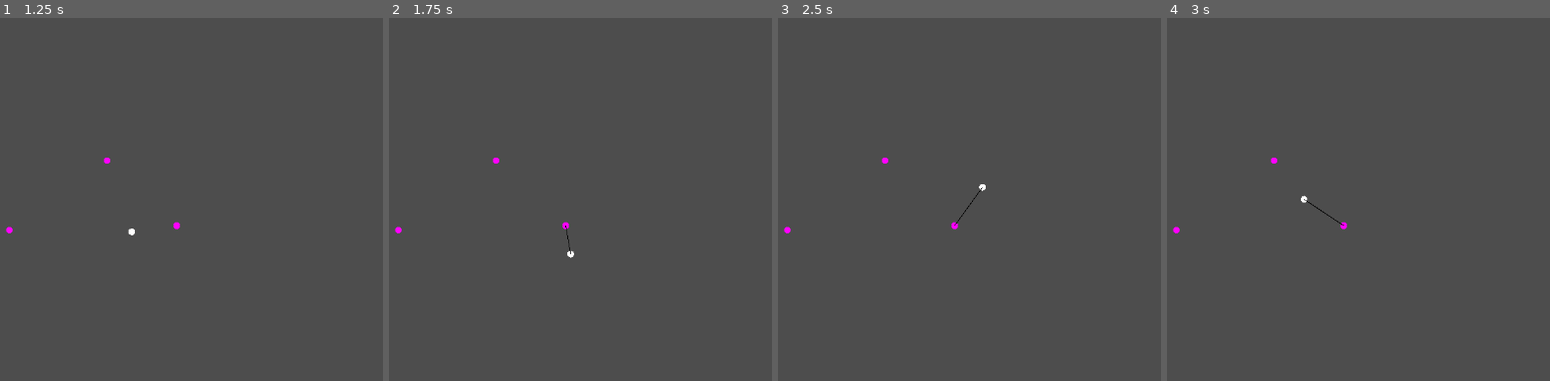
Above: before the commit, frames 1-4 (left to right).
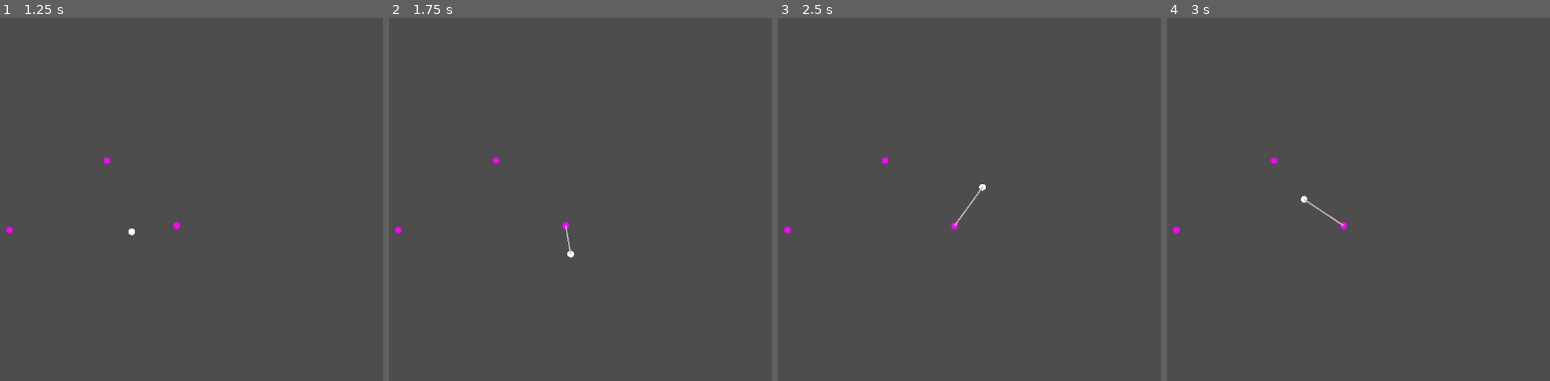
Above: after the commit, the same moments.

Repository: EggnogPlus/Ballistic
Game: Godot game, scene res://scenes/level.tscn
Same seed, same stepped clock (60 frames per second), same inputs: the game is played once before the commit and once after it. The engine's default icon, where the game draws it, is replaced by a stand-in: a white triangle on a blue panel in a dark square.
Inputs:
- Up to frame 1 (1.25 s): tap Enter at 0.5 s; hold Right (ui_right) from 0.53 s (still down); tap Tab (grapple) at 0.6 s
- Up to frame 2 (1.75 s): tap Space (release_grapple) at 1.25 s; release Right (ui_right) at 1.28 s; hold Down (ui_down) from 1.28 s (still down); tap Tab (grapple) at 1.35 s
- Up to frame 3 (2.5 s): release Down (ui_down) at 2.03 s; hold Right (ui_right) from 2.03 s (still down); tap Space (release_grapple) at 2.1 s; tap Tab (grapple) at 2.3 s
- Up to frame 4 (3 s): tap Enter at 2.75 s; release Right (ui_right) at 2.78 s; hold Up (ui_up) from 2.78 s (still down); tap Tab (grapple) at 2.85 s

Frame 1 is identical in both runs. In frame 2, less than 0.1% of the frame differs, in the area x 46-48%, y 57-66%; in frame 3, less than 0.1%, in the area x 46-54%, y 46-58%; in frame 4, less than 0.1%.

Commit message:
Updated assets to some free wall sprites

Diff:
--- /dev/null
+++ b/scenes/wall.tscn
@@ -0,0 +1,19 @@
+[gd_scene load_steps=4 format=3 uid="uid://ksjfkx5f8ofl"]
+
+[ext_resource type="Texture2D" uid="uid://ddcyaq3wkpfnv" path="res://resources/Dungeon_brick_wall_blue.png.png" id="1_8di0t"]
+[ext_resource type="Script" path="res://scripts/scriptResize.gd" id="2_fmfrp"]
+
+[sub_resource type="RectangleShape2D" id="RectangleShape2D_hh4po"]
+
+[node name="Wall" type="Node2D"]
+
+[node name="StaticBody2D" type="StaticBody2D" parent="."]
+
+[node name="Sprite2D" type="Sprite2D" parent="StaticBody2D"]
+position = Vector2(-1.90735e-06, 1.90735e-06)
+scale = Vector2(0.188443, 0.333857)
+texture = ExtResource("1_8di0t")
+script = ExtResource("2_fmfrp")
+
+[node name="CollisionShape2D" type="CollisionShape2D" parent="StaticBody2D"]
+shape = SubResource("RectangleShape2D_hh4po")
--- a/scripts/grapple_drawer.gd
+++ b/scripts/grapple_drawer.gd
@@ -22,7 +22,7 @@
 		var local_grapple_point = to_local(grapple_point)
 
 		# Draw the line from the ball to the grapple point in local coordinates
-		draw_line(local_ball_position, local_grapple_point, Color.BLACK, 2.0)  # Draw the line
+		draw_line(local_ball_position, local_grapple_point, Color.GRAY, 4.0)  # Draw the line
 
 func release_grapple():
 	# When releasing the grapple, stop drawing the line
--- /dev/null
+++ b/scripts/scriptResize.gd
@@ -0,0 +1,18 @@
+extends Sprite2D
+
+func _ready():
+	var collision_shape = get_parent().get_node("CollisionShape2D")  # Get sibling CollisionShape2D
+	if collision_shape:
+		fit_texture_to_collision(collision_shape)
+
+func fit_texture_to_collision(collision_shape):
+	if collision_shape.shape is RectangleShape2D:
+		var shape_size = collision_shape.shape.size
+		var texture_size = texture.get_size()
+
+		# Calculate the scale factor
+		var scale_x = shape_size.x / texture_size.x
+		var scale_y = shape_size.y / texture_size.y
+
+		# Apply the scale
+		self.scale = Vector2(scale_x, scale_y)
Binary file added: resources/Dungeon_brick_wall_blue.png.png
Not shown, added: resources/Dungeon_brick_wall_blue.png.png.import
Binary file added: resources/Dungeon_brick_wall_grey.png.png
Not shown, added: resources/Dungeon_brick_wall_grey.png.png.import
